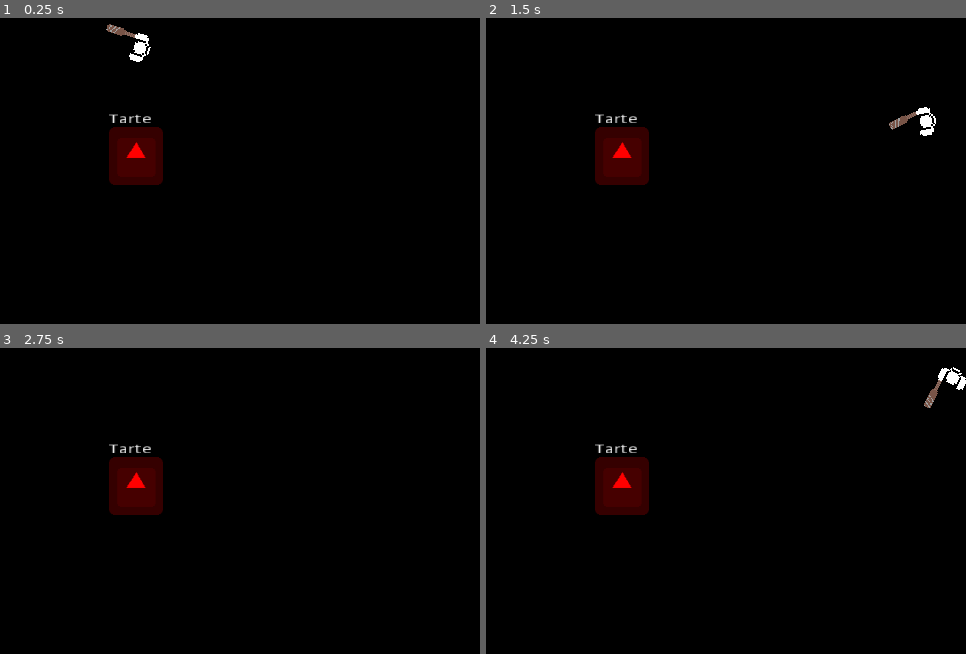
Above: before the commit, frames 1-4 (two rows, left to right).
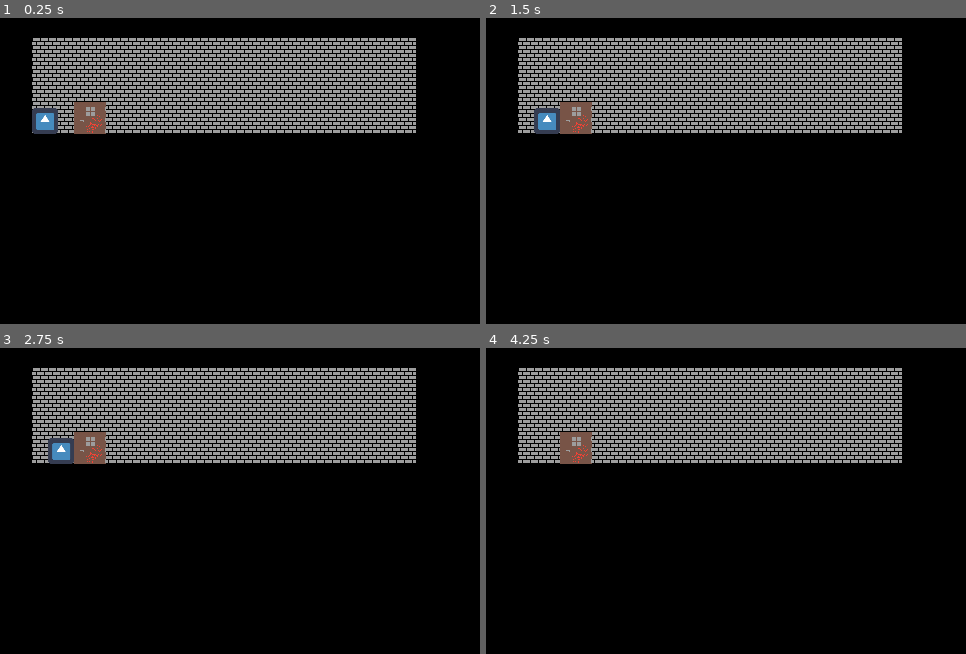
Above: after the commit, the same moments.

Repository: Ahzed11/llinux-game-jam-2022
Game: Godot game, scene res://Scenes/GameManager.tscn
The game is run twice, just before and just after one commit, with the same random seed, the same clock (stepped at 60 frames per second) and the same inputs. Before the commit the project starts from res://Scenes/RoomScene.tscn. The engine's default icon, where the game draws it, is replaced by a stand-in: a white triangle on a blue panel in a dark square.
Inputs (mouse positions are in pixels of both pictures, inside the frame that each line leads up to):
- Up to frame 1 (0.25 s): no input
- Up to frame 2 (1.5 s): tap Enter at 0.5 s; move the mouse to (831, 146) at 0.52 s; hold D (right) 0.53-1.28 s; tap Space (action1) at 0.6, 1.35 s; move the mouse to (630, 180) at 1.27 s; hold S (down) from 1.28 s (still down)
- Up to frame 3 (2.75 s): move the mouse to (288, 424) at 2.02 s; release S (down) at 2.03 s; hold D (right) from 2.03 s (still down); tap Space (action1) at 2.1 s
- Up to frame 4 (4.25 s): tap Space (action1) at 2.75, 2.85, 3.6 s; move the mouse to (702, 559) at 2.77 s; release D (right) at 2.78 s; hold Z (up) 2.78-3.53 s; tap Enter at 3.5 s; move the mouse to (870, 540) at 3.52 s; hold Q (left) from 3.53 s (still down)

The runs differ from the first frame. In frame 1, 19% of the frame differs, in the area x 6-87%, y 1-55%; in frame 2, 19%, in the area x 6-94%, y 6-55%; in frame 3, 19%; in frame 4, 19%.

Commit message:
Light and Game Manager

Diff:
--- a/Scenes/Prefabs/RoomPlayer.tscn
+++ b/Scenes/Prefabs/RoomPlayer.tscn
@@ -1,9 +1,10 @@
-[gd_scene load_steps=6 format=2]
+[gd_scene load_steps=7 format=2]
 
 [ext_resource path="res://Scripts/RoomPlayer/RoomPlayer.gd" type="Script" id=1]
 [ext_resource path="res://Sprites/chara_statique01.png" type="Texture" id=2]
 [ext_resource path="res://Scripts/RoomPlayer/RoomPlayerSprite.gd" type="Script" id=3]
 [ext_resource path="res://Scenes/Prefabs/RoomPlayerWeapon.tscn" type="PackedScene" id=4]
+[ext_resource path="res://Sprites/light.png" type="Texture" id=5]
 
 [sub_resource type="CircleShape2D" id=1]
 radius = 14.0
@@ -11,6 +12,12 @@
 [node name="RoomPlayer" type="KinematicBody2D"]
 collision_mask = 29
 script = ExtResource( 1 )
+
+[node name="Light" type="Light2D" parent="."]
+texture = ExtResource( 5 )
+texture_scale = 3.1
+mode = 3
+shadow_enabled = true
 
 [node name="Sprite" type="Sprite" parent="."]
 scale = Vector2( 2, 2 )
--- a/Scripts/GameManager.gd
+++ b/Scripts/GameManager.gd
@@ -1,15 +1,19 @@
 extends Node2D
+
+var building_scene = preload("res://Scenes/LevelScene.tscn")
+var room_scene = preload("res://Scenes/Prefabs/BaseRoom.tscn")
 
 var thirst := 100
 var hungriness := 100
-
 var wood_items_count := 0
 var food_items_count := 0
 var water_items_count := 0
 
+
 # Called when the node enters the scene tree for the first time.
 func _ready() -> void:
-	pass # Replace with function body.
+	var instance = building_scene.instance()
+	add_child(instance)
 
 
 # Called every frame. 'delta' is the elapsed time since the previous frame.
--- a/project.godot
+++ b/project.godot
@@ -33,7 +33,7 @@
 [application]
 
 config/name="Llinux-game-jam- 2022"
-run/main_scene="res://Scenes/RoomScene.tscn"
+run/main_scene="res://Scenes/GameManager.tscn"
 config/icon="res://Sprites/icon.png"
 
 [debug]
@@ -45,6 +45,7 @@
 window/size/width=480
 window/size/height=320
 window/size/resizable=false
+window/size/fullscreen=true
 window/stretch/mode="2d"
 window/stretch/aspect="keep"
 
Renamed: Scenes/Prefabs/GameManager.tscn -> Scenes/GameManager.tscn
Binary file added: Sprites/light.png
Not shown, added: Sprites/light.png.import
Not shown, added: Sprites/tiles/room/tap.png.import
Not shown, added: Sprites/tiles/tacs.png.import
